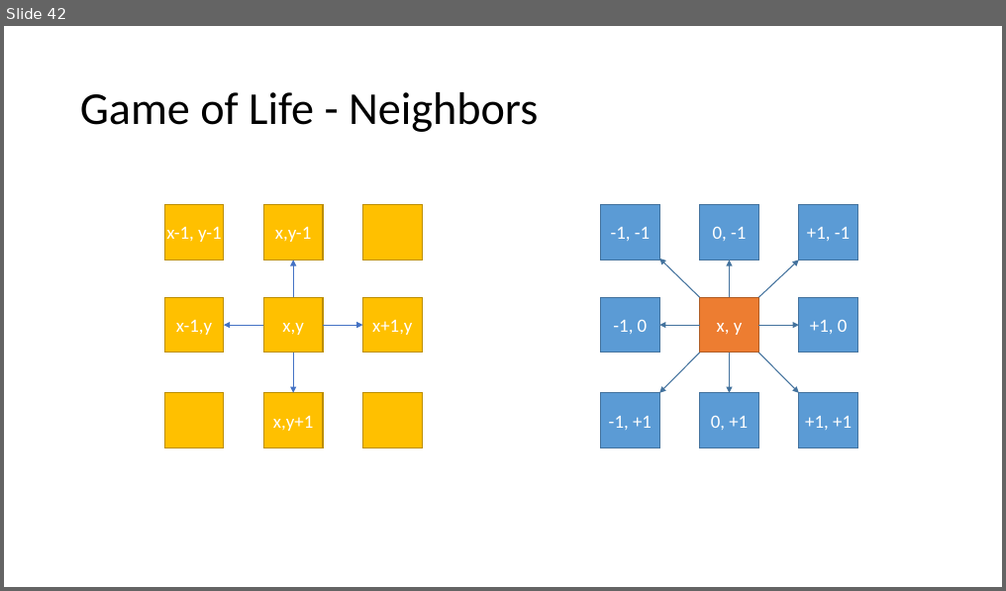
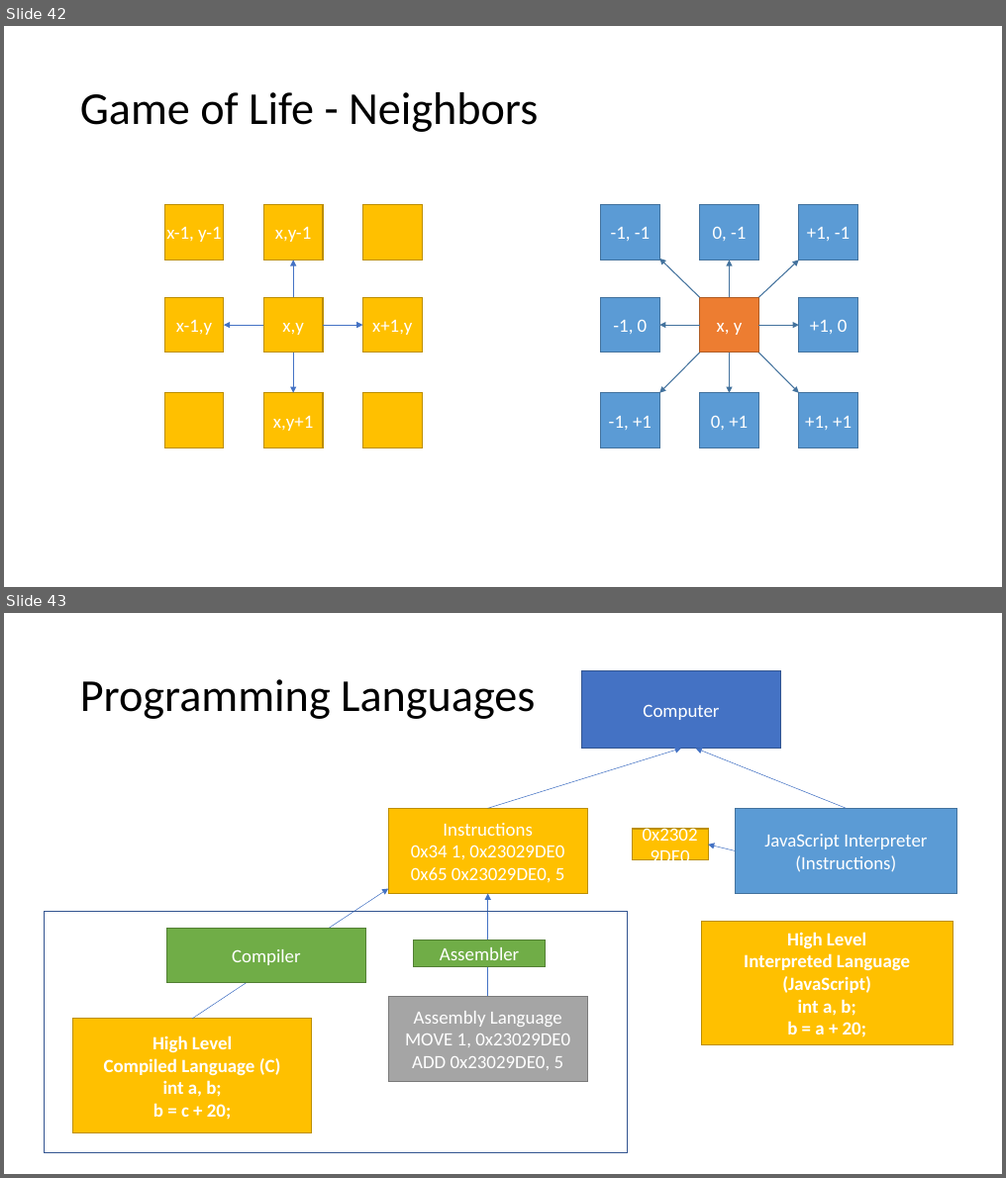
Before and after one commit to brianwhu/fun-in-js, a slide deck: documents/DataStructures.pptx. Shown one above the other, each under a label of ours: slide 42 before the commit, slides 42 and 43 after it. The pictures are 1006x591 and 1006x1178 pixels, drawn with LibreOffice and Linux fonts; fonts in the diff are those of the drawing. Boxes give left, top, right and bottom in pixels: in the first picture for what was removed or moved away, otherwise in the second. Text is boxed around its words. In the diff, an @@ line names an element or a change of style, - is before the commit and + after.

```diff
--- a/documents/DataStructures.pptx
+++ b/documents/DataStructures.pptx
@@ slide 43 added at [4,613,1002,1174], background #FFFFFF @@
@@ rectangle added at [582,670,781,749], fill #4472C4, outline #325491 1 pt, 18 pt, text #FFFFFF @@
+Computer
@@ title added at [80,679,535,719], 44 pt, text #000000 @@
+Programming Languages
@@ arrow added from (487, 808) to (681, 749), #4472C4 0.5 pt @@
@@ arrow added from (846, 808) to (696, 749), #4472C4 0.5 pt @@
@@ rectangle added at [389,808,588,894], fill #FFC000, outline #BD8E00 1 pt, 18 pt, text #FFFFFF @@
+Instructions
+0x34 1, 0x23029DE0
+0x65 0x23029DE0, 5
@@ rectangle added at [735,808,957,894], fill #5B9BD5, outline #43739E 1 pt, 18 pt, text #FFFFFF @@
+JavaScript Interpreter
+(Instructions)
@@ rectangle added at [632,829,709,861], fill #FFC000, outline #BD8E00 1 pt, 18 pt, text #FFFFFF @@
+Instructions
+0x34 1, 0x23029DE0
+0x65 0x23029DE0, 5
@@ arrow added from (735, 851) to (709, 845), #4472C4 0.5 pt @@
@@ arrow added from (193, 1019) to (389, 888), #4472C4 0.5 pt @@
@@ arrow added from (487, 996) to (487, 894), #4472C4 0.5 pt @@
@@ rectangle added at [45,912,628,1153], outline #325491 1 pt @@
@@ rectangle added at [167,928,366,983], fill #70AD47, outline #538035 1 pt, 18 pt, text #FFFFFF @@
+Compiler
@@ rectangle added at [702,922,953,1046], fill #FFC000, outline #BD8E00 1 pt, 18 pt, text #FFFFFF, bold @@
+High Level
+Interpreted Language (JavaScript)
+int a, b;
+b = a + 20;
@@ rectangle added at [414,940,546,967], fill #70AD47, outline #538035 1 pt, 18 pt, text #FFFFFF @@
+Assembler
@@ rectangle added at [389,996,588,1081], fill #A5A5A5, outline #7A7A7A 1 pt, 18 pt, text #FFFFFF @@
+Assembly Language
+MOVE 1, 0x23029DE0
+ADD 0x23029DE0, 5
@@ rectangle added at [73,1019,313,1134], fill #FFC000, outline #BD8E00 1 pt, 18 pt, text #FFFFFF, bold @@
+High Level
+Compiled Language (C)
+int a, b;
+b = c + 20;
```
Also in this commit, not shown: 11 other slides added, 7 other files.
